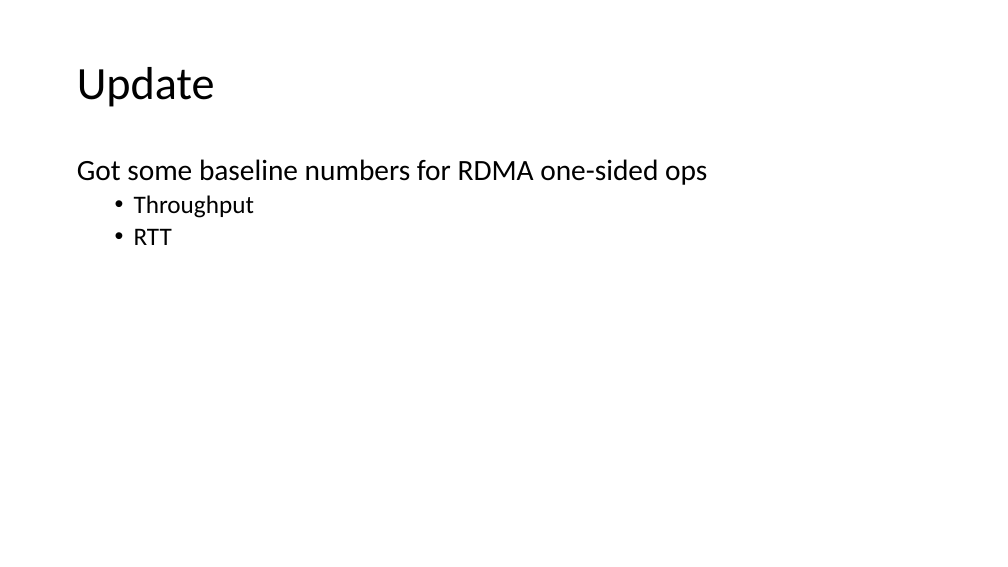
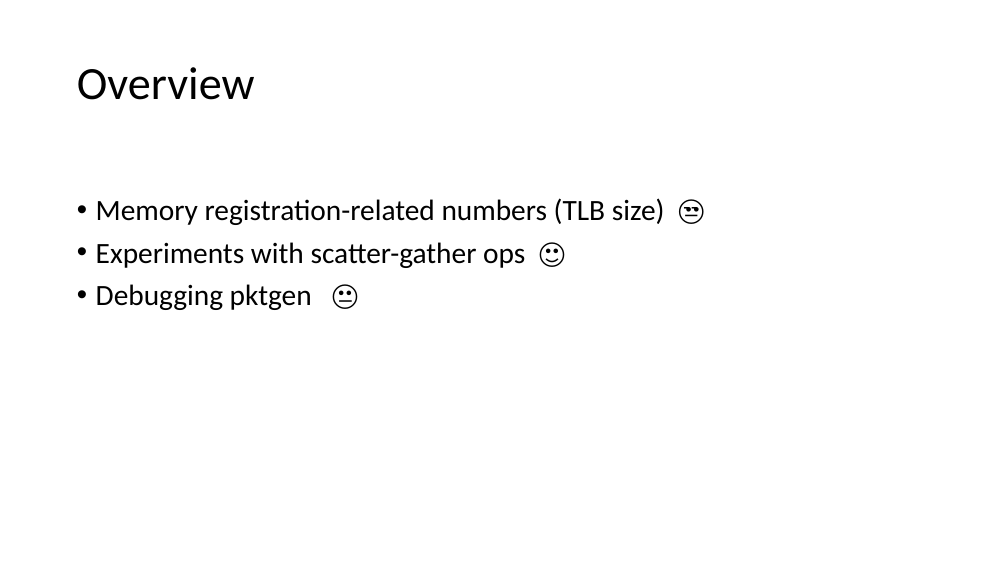
Before and after one commit to anilkyelam/spark-nic, a slide deck: slide 1 of slides/Anil-2020-12-14.pptx. Drawn at 1008x567 pixels with LibreOffice and Linux fonts; fonts in the diff are those of the drawing. Boxes give left, top, right and bottom in pixels: in the first picture for what was removed or moved away, otherwise in the second. Text is boxed around its words. In the diff, an @@ line names an element or a change of style, - is before the commit and + after.

```diff
--- a/slides/Anil-2020-12-14.pptx
+++ b/slides/Anil-2020-12-14.pptx
@@ title at (77, 67, 255, 100): text changed @@
-Update
+Overview
@@ text at (96, 198, 665, 310): text changed @@
-Got some baseline numbers for RDMA one-sided ops
-  • Throughput
-  • RTT
+• Memory registration-related numbers (TLB size) 😒
+• Experiments with scatter-gather ops 🙂
+• Debugging pktgen 😐
```
Also in this commit, not shown: 1 other slide changed, 15 slides added, 7 slides removed, 4 other files.
